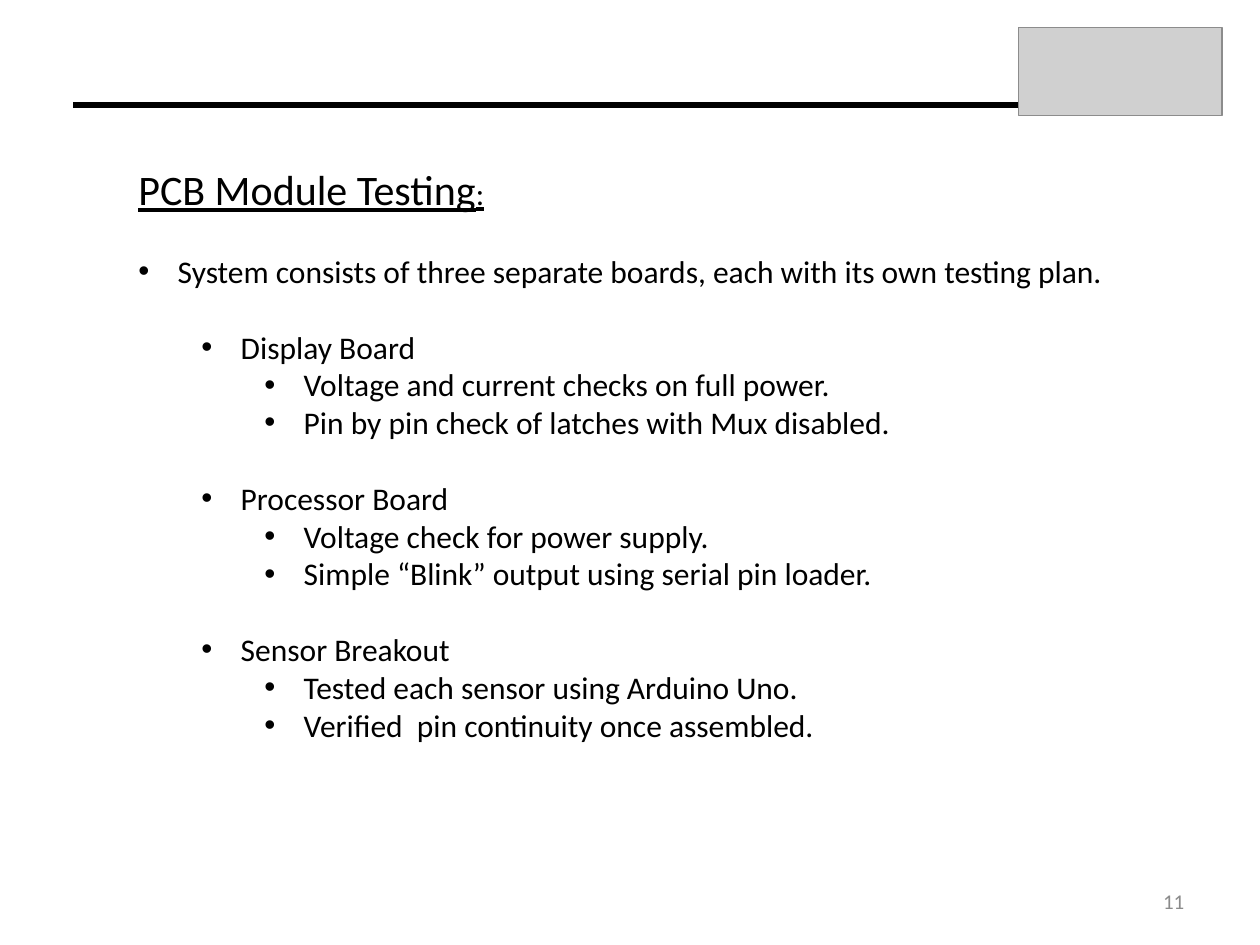
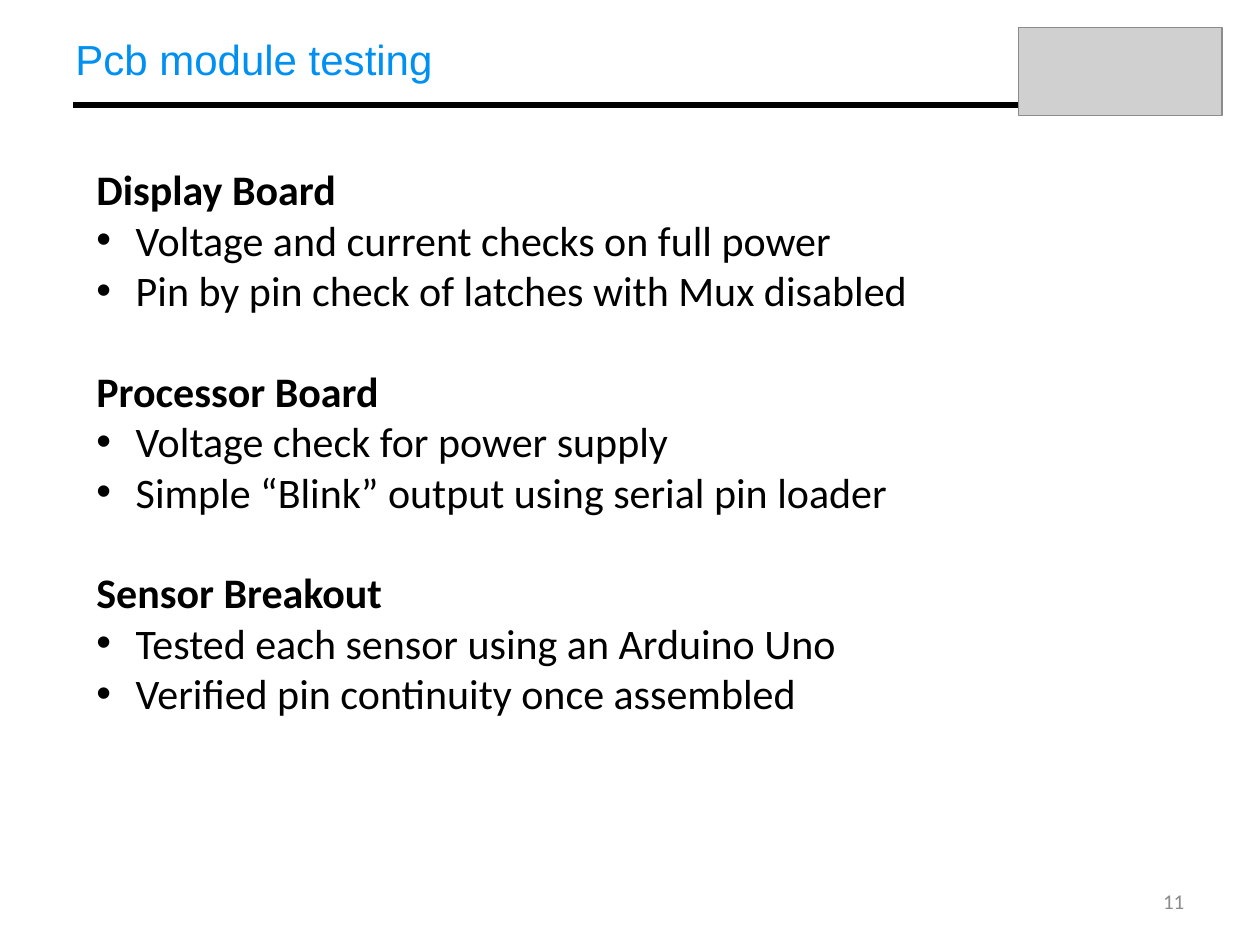
Before and after one commit to dfrister/Practicum2014, a slide deck: slide 11 of Presentation/T04_Presentation.pptx. Drawn at 1260x945 pixels with LibreOffice and Linux fonts; fonts in the diff are those of the drawing; grey boxes stand for pictures. Boxes give left, top, right and bottom in pixels: in the first picture for what was removed or moved away, otherwise in the second. Text is boxed around its words. In the diff, an @@ line names an element or a change of style, - is before the commit and + after.

```diff
--- a/Presentation/T04_Presentation.pptx
+++ b/Presentation/T04_Presentation.pptx
@@ text added at <box>75,44,433,84</box>, 24 pt, text #0090F1 @@
+Pcb module testing
@@ text "Display Board": place and size @@
-text "Display Board" at <box>138,175,1101,742</box>
+text "Display Board" at <box>96,175,907,716</box>
@@ text at <box>96,175,382,609</box>: size 18 to 24 pt, bold on in "Display Board", "Processor Board", "Sensor Breakout"; bullet • to none; list level 2 to 1 in "Display Board"; list level 2 to 1 in "Processor Board"; list level 2 to 1 in "Sensor Breakout" @@
@@ text at <box>138,175,1101,289</box>: paragraphs removed @@
-PCB Module Testing:
-• System consists of three separate boards, each with its own testing plan.
@@ text at <box>136,226,907,313</box>: text changed; size 18 to 24 pt @@
-    • Voltage and current checks on full power.
-    • Pin by pin check of latches with Mux disabled.
+• Voltage and current checks on full power
+• Pin by pin check of latches with Mux disabled
@@ text at <box>136,427,886,516</box>: text changed; size 18 to 24 pt @@
-    • Voltage check for power supply.
-    • Simple “Blink” output using serial pin loader.
+• Voltage check for power supply
+• Simple “Blink” output using serial pin loader
@@ text at <box>136,629,835,716</box>: text changed; size 18 to 24 pt @@
-    • Tested each sensor using Arduino Uno.
-    • Verified pin continuity once assembled.
+• Tested each sensor using an Arduino Uno
+• Verified pin continuity once assembled
```
Also in this commit, not shown: 15 other slides changed.
